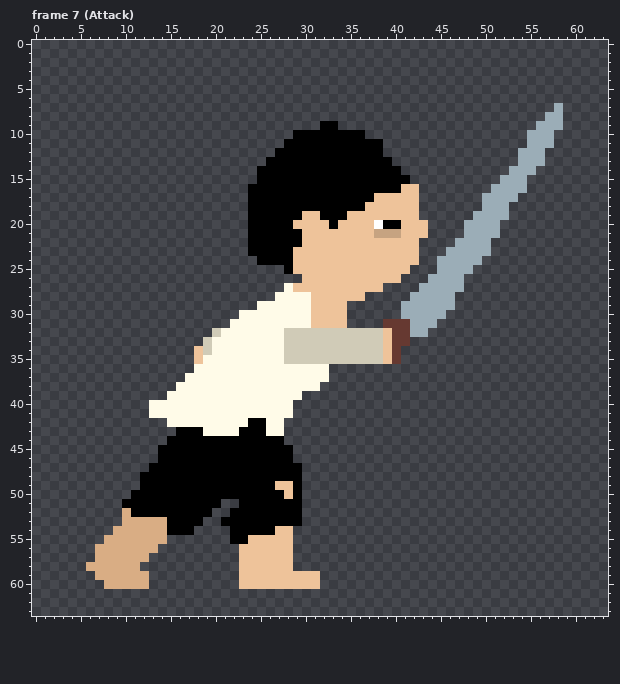
Pixel-art file: assets/personajes/protagonista.aseprite. The picture above is the old version.
64x64 pixels, 11 frames. Shown: frame 7 (Attack). The commit also changed other frames, which this record leaves out.
The result:
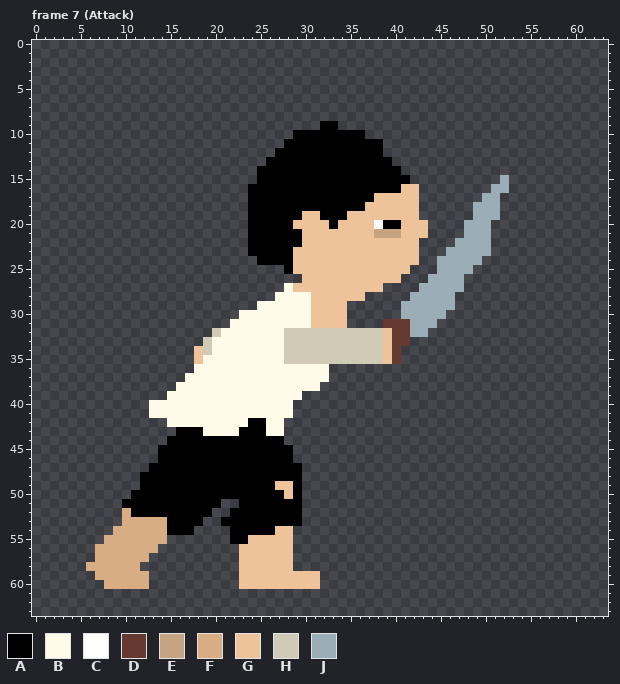
Palette (. is transparent): A #000000  B #fffbe8  C #ffffff  D #663931  E #c6a381  F #d9ad84  G #eec39a  H #d0cbb7  J #9badb7
What changed:
Changed rows in their new state; - is an unchanged pixel.
Frame 7 (Attack), layer "Sword":
first column x 49:
 7 ---------.
 8 --------..
 9 -------...
10 ------...-
11 ------...-
12 -----...--
13 -----...--
14 ----...---
15 ----..----
16 ----..----
17 ---..-----
18 J--.------
19 ---.------
20 --.-------
21 --.-------
Pixel boxes of the changes (left, top, right, bottom) in both pictures:
changed: (473, 103, 563, 238)
